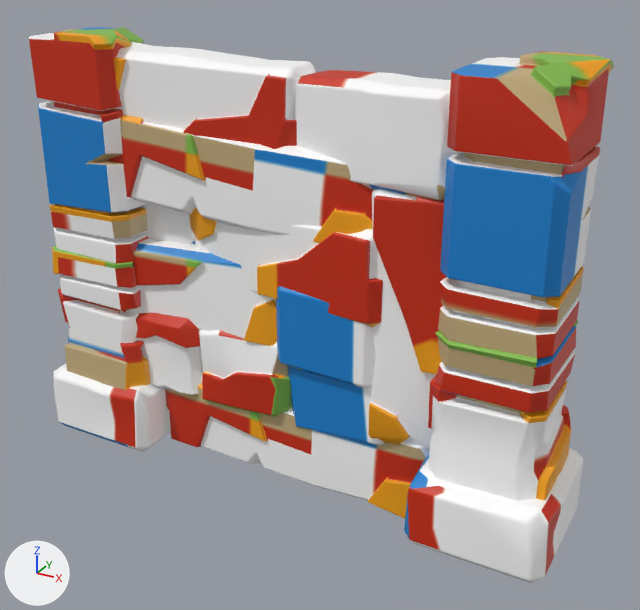
Renders of the FBX model Assets/Application/Models/Tile_Wall.fbx from each side of a commit.
One viewpoint serves both versions: a camera (50 mm lens) standing at (1.52, -1.56, 2.12) and looking at (0.1, 1.02, 0.82). The axes (+X, +Y, +Z) are drawn at lower left. The lights are the same throughout.
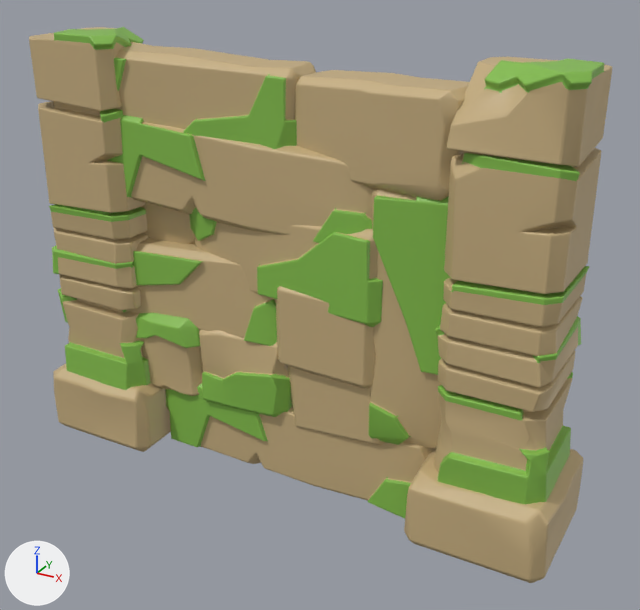
Location of each change, (x1, y1, x2, y2) in pixels of the pictures (640 x 610 px; the box of a moved part takes in the faces that stretch with it):
'Cube.110', reshaped: before (29, 27, 614, 583); after (29, 27, 612, 583)
part 1 of me_cube_261, moved or reshaped: before (43, 36, 614, 524); after (31, 27, 612, 524)
part 2 of me_cube_261, surface changed: (29, 27, 584, 583) in both

Diff of the bpy script that builds the scene:
```diff
--- a/Assets/Application/Models/Tile_Wall.fbx.py
+++ b/Assets/Application/Models/Tile_Wall.fbx.py
@@ me_cube_261 @@
 me_cube_261.from_pydata(...)  # 20356 vertices, 20141 faces; spans x -107.0..106.0, y 8.0..174.0, z -126.0..-75.0
 # used by ob_cube_110; location = (0.0, 0.0, 0.0); rotation_euler = (1.571, 0.0, 0.0), in degrees (90, 0, 0); scale = (0.01, 0.01, 0.01)
+# me_cube_261 part 1: 292 vertices moved within x -101.0..102.0, y 12.0..174.0, z -120.0..-80.0; 3540 vertices removed from x -103.0..103.0, y 11.0..174.0, z -122.0..-76.0; 3540 vertices added at x -102.0..102.0, y 11.0..174.0, z -122.0..-76.0
+# me_cube_261 part 2: 13989 kept faces spanning x -107.0..106.0, y 8.0..174.0, z -126.0..-75.0 get new texture (UV) coordinates
 me_cube_261.materials.append(mat_material)
```
